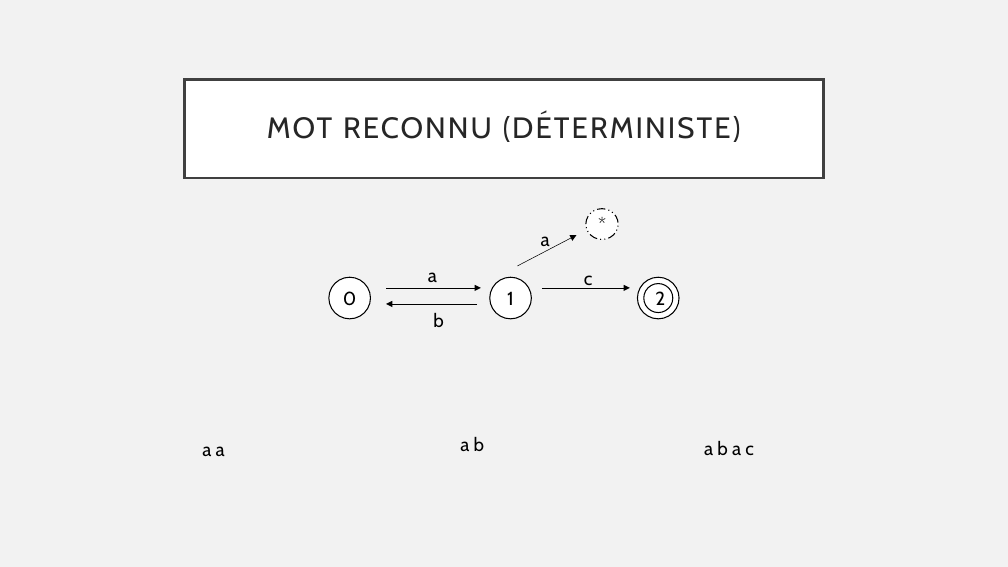
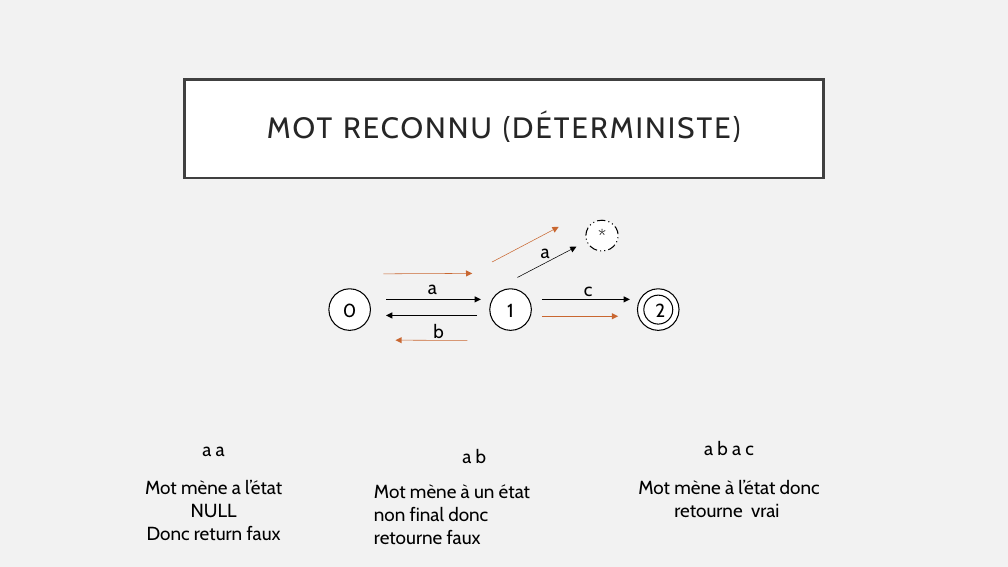
Before and after one commit to ekiriano/HLIN405-Final, a slide deck: slide 15 of Recherche d’un trajet sur une carte.pptx. Drawn at 1008x567 pixels with LibreOffice and Linux fonts; fonts in the diff are those of the drawing. Boxes give left, top, right and bottom in pixels: in the first picture for what was removed or moved away, otherwise in the second. Text is boxed around its words. In the diff, an @@ line names an element or a change of style, - is before the commit and + after.

```diff
--- a/Recherche d’un trajet sur une carte.pptx
+++ b/Recherche d’un trajet sur une carte.pptx
@@ arrow added from (492, 262) to (559, 227), #C96731 0.5 pt @@
@@ 5 texts, 5 ellipses, 4 arrows: place and size @@
-5 texts, 5 ellipses, 4 arrows at (329,209,679,451)
+5 texts, 5 ellipses, 4 arrows at (329,220,679,463)
@@ arrow added from (383, 274) to (473, 274), #C96731 0.5 pt @@
@@ arrow added from (542, 316) to (619, 316), #C96731 0.5 pt @@
@@ arrow added from (467, 340) to (395, 340), #C96731 0.5 pt @@
@@ text added at (638,479,820,518), 18 pt, text #000000 @@
+Mot mène à l’état donc retourne vrai
@@ text added at (145,480,282,541), 18 pt, text #000000 @@
+Mot mène a l’état NULL
+Donc return faux
@@ text added at (374,484,530,545), 18 pt, text #000000 @@
+Mot mène à un état non final donc retourne faux
```
Also in this commit, not shown: 10 other slides changed, 7 other files.
